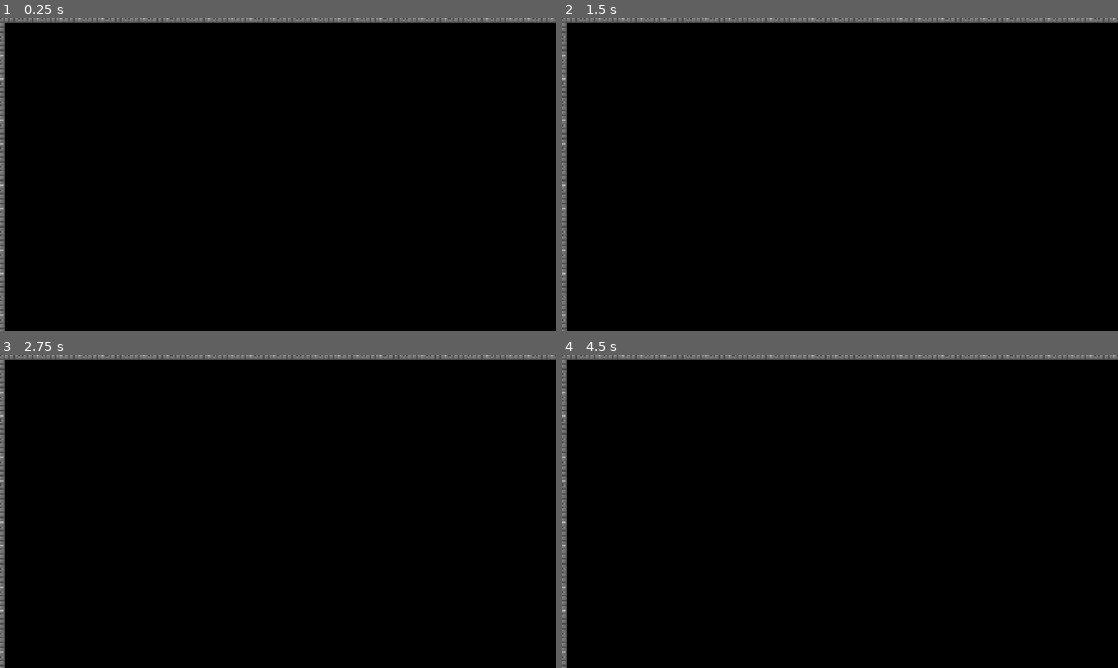
Above: before the commit, frames 1-4 (two rows, left to right).
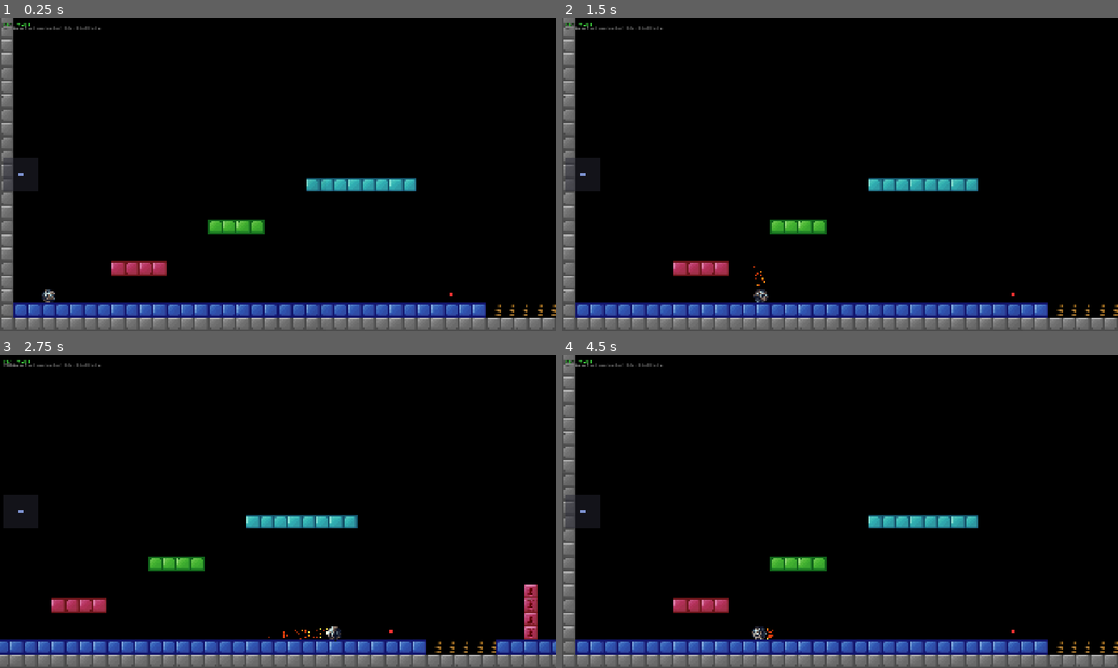
Above: after the commit, the same moments.

Repository: Wmoook/ee2
Game: Godot game, scene res://scenes/world/game.tscn
Same seed, same stepped clock (60 frames per second), same inputs: the game is played once before the commit and once after it.
Inputs (mouse positions are in pixels of both pictures, inside the frame that each line leads up to):
- Up to frame 1 (0.25 s): no input
- Up to frame 2 (1.5 s): tap Enter at 0.5 s; move the mouse to (962, 158) at 0.52 s; hold D (move_right) 0.53-1.25 s; tap F at 0.6 s; click (962, 158) at 0.67 s; tap Space (jump) at 0.77 s; drag from (728, 190) to (812, 237) at 1.27 s
- Up to frame 3 (2.75 s): tap Space (jump) at 2 s; move the mouse to (333, 442) at 2.02 s; hold D (move_right) from 2.03 s (still down); hold Mouse wheel down (block_prev) from 2.03 s (still down); tap F at 2.3 s
- Up to frame 4 (4.5 s): release D (move_right) at 2.75 s; release Mouse wheel down (block_prev) at 2.75 s; drag from (812, 574) to (673, 464) at 2.77 s; move the mouse to (1006, 558) at 3.52 s; hold A (move_left) 3.53-4.25 s; hold Right mouse button (remove_block) 3.53-4.25 s; tap Space (jump) at 3.77 s; tap F at 3.8 s; drag from (673, 464) to (756, 433) at 4.27 s

The runs differ from the first frame. In frame 1, 14% of the frame differs, in the area x 0-100%, y 0-100%; in frame 2, 14%; in frame 3, 14%; in frame 4, 14%.
Error before the commit: Parse Error: Identifier "_selection_tiles" not declared in the current scope. (res://scripts/world/block_editor.gd:364)

Commit message:
Fix F key flip: use _sel_start for grid block selection
Co-Authored-By: Claude Opus 4.6 (1M context) <noreply@anthropic.com>

Diff:
--- a/scripts/world/block_editor.gd
+++ b/scripts/world/block_editor.gd
@@ -359,17 +359,17 @@
 						var fb: Dictionary = WorldManager.free_blocks[si]
 						fb["flip_h"] = not fb.get("flip_h", false)
 			elif _has_selection:
-				# Grid blocks: convert to free block with flip
+				# Grid block at _sel_start: convert to free block with flip
 				_save_undo()
-				for t in _selection_tiles:
-					var bid: int = WorldManager.get_tile(t.x, t.y)
-					if bid != 0:
-						var rot_deg: int = WorldManager.get_rotation(t.x, t.y)
-						WorldManager.set_tile(t.x, t.y, 0)  # Remove from grid
-						var fb: Dictionary = {"pos": Vector2(t.x * 16, t.y * 16), "id": bid, "rotation": float(rot_deg), "flip_h": true}
-						WorldManager.free_blocks.append(fb)
-						_align_sel_indices.append(WorldManager.free_blocks.size() - 1)
-				_align_has_sel = true
+				var t: Vector2i = _sel_start
+				var bid: int = WorldManager.get_tile(t.x, t.y)
+				if bid != 0:
+					var rot_deg: int = WorldManager.get_rotation(t.x, t.y)
+					WorldManager.set_tile(t.x, t.y, 0)
+					var fb: Dictionary = {"pos": Vector2(t.x * 16, t.y * 16), "id": bid, "rotation": float(rot_deg), "flip_h": true}
+					WorldManager.free_blocks.append(fb)
+					_align_sel_indices.append(WorldManager.free_blocks.size() - 1)
+					_align_has_sel = true
 			get_viewport().set_input_as_handled()
 			queue_redraw()
 		# Arrow keys = nudge selected blocks
